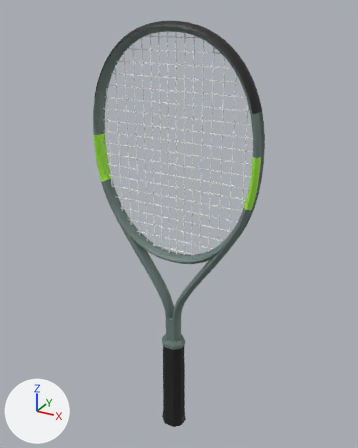
An edit to the glTF model assets/realistic/babolat-evo-aero-lite-2026.glb, drawn before and after from the same camera.
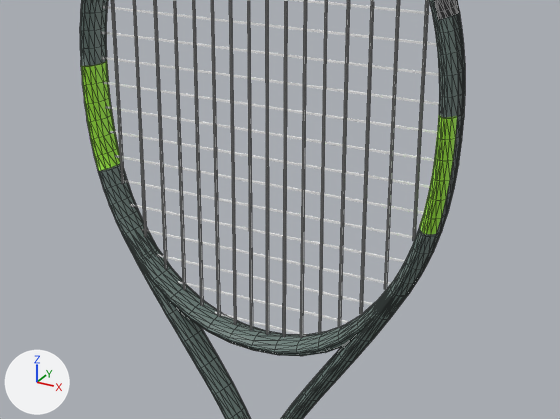
Old and new are each drawn whole from a 50 mm camera at (0.346, -0.609, 0.703) aimed at (-0.001, 0.022, 0.388) and again close up on the part from 16% to 86% of the width and 24% to 65% of the height. The axes (+X, +Y, +Z) are drawn at lower left. The lights are the same throughout. The last two pictures show the newer version. The close-ups show mesh edges as thin lines. Where no turn or scale is listed for an object, it has been applied to the vertices. Vertices at exactly the same position are counted once.

Objects in the first close-up: 'frame', 'grommets', 'strings_crosses', 'strings_mains' and 1 more.
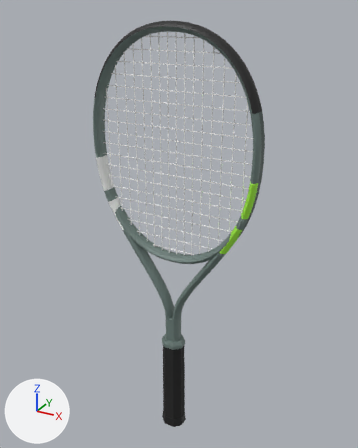
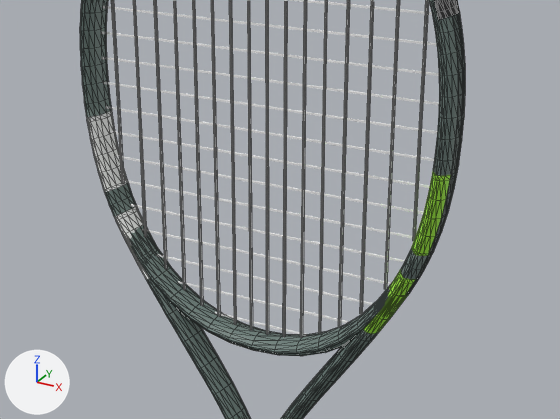
The edits, one by one:
me_frame is used by ob_frame; location (0.0, 0.0, 0.4319).
me_frame had 1688 vertices, 3316 faces and spanned x -0.137..0.137, y -0.013..0.013, z -0.254..0.254.
me_frame now has 1752 vertices, 3444 faces and spans x -0.137..0.137, y -0.013..0.013, z -0.254..0.254.
me_frame part 1: 32 vertices removed from x -0.137..-0.116, y -0.013..0.013, z 0.015..0.091; 64 vertices added at x -0.135..-0.08, y -0.013..0.013, z -0.063..0.056.
me_frame part 2: 32 vertices removed from x 0.116..0.137, y -0.013..0.013, z 0.015..0.091; 64 vertices added at x 0.08..0.135, y -0.013..0.013, z -0.063..0.056.
me_frame part 3: 384 kept faces spanning x -0.137..0.137, y -0.013..0.013, z -0.05..0.09 get new vertex colours.

Where the change shows, as pixel boxes (x1, y1, x2, y2) in the close-ups (560 x 419 px; the box of a moved part takes in the faces that stretch with it):
part 1 of me_frame, moved or reshaped: before (80, 44, 120, 173); after (84, 97, 156, 289)
part 2 of me_frame, moved or reshaped: before (419, 94, 458, 236); after (358, 157, 453, 341)
part 3 of me_frame, recoloured: (81, 61, 457, 319) in both
